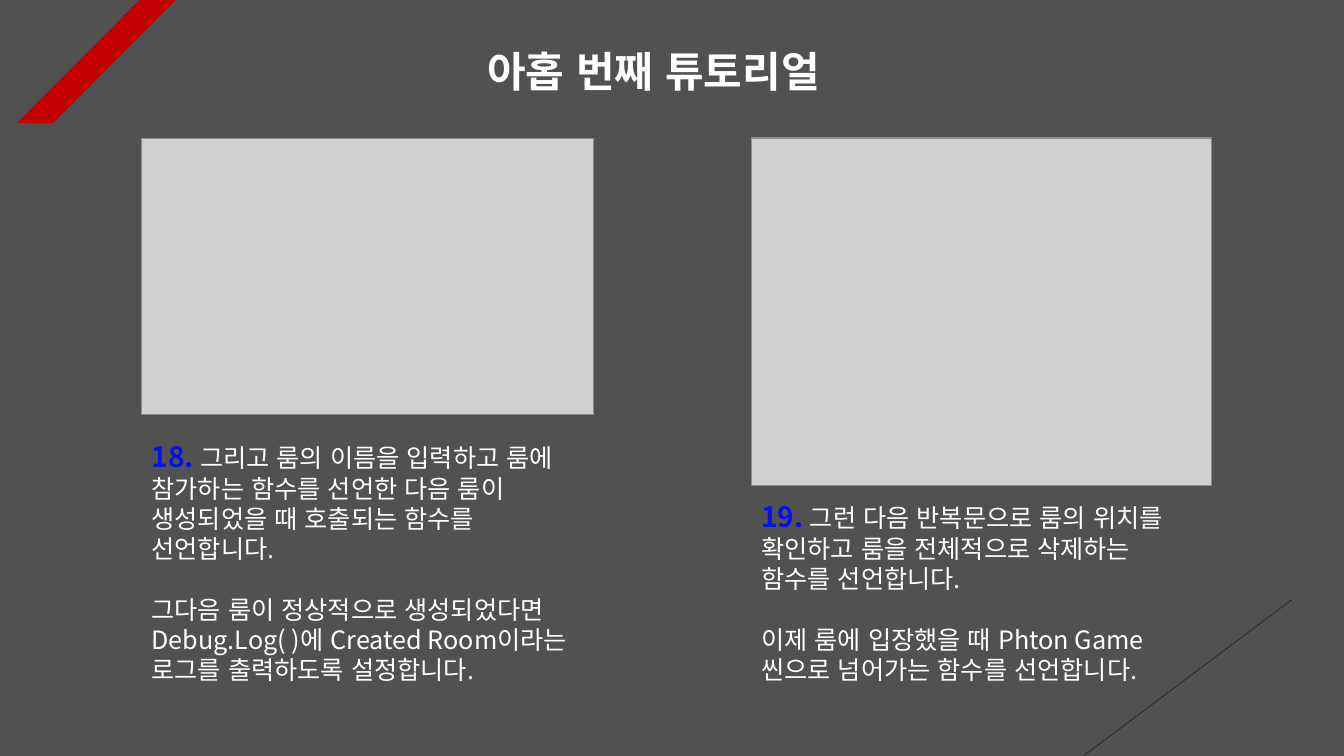
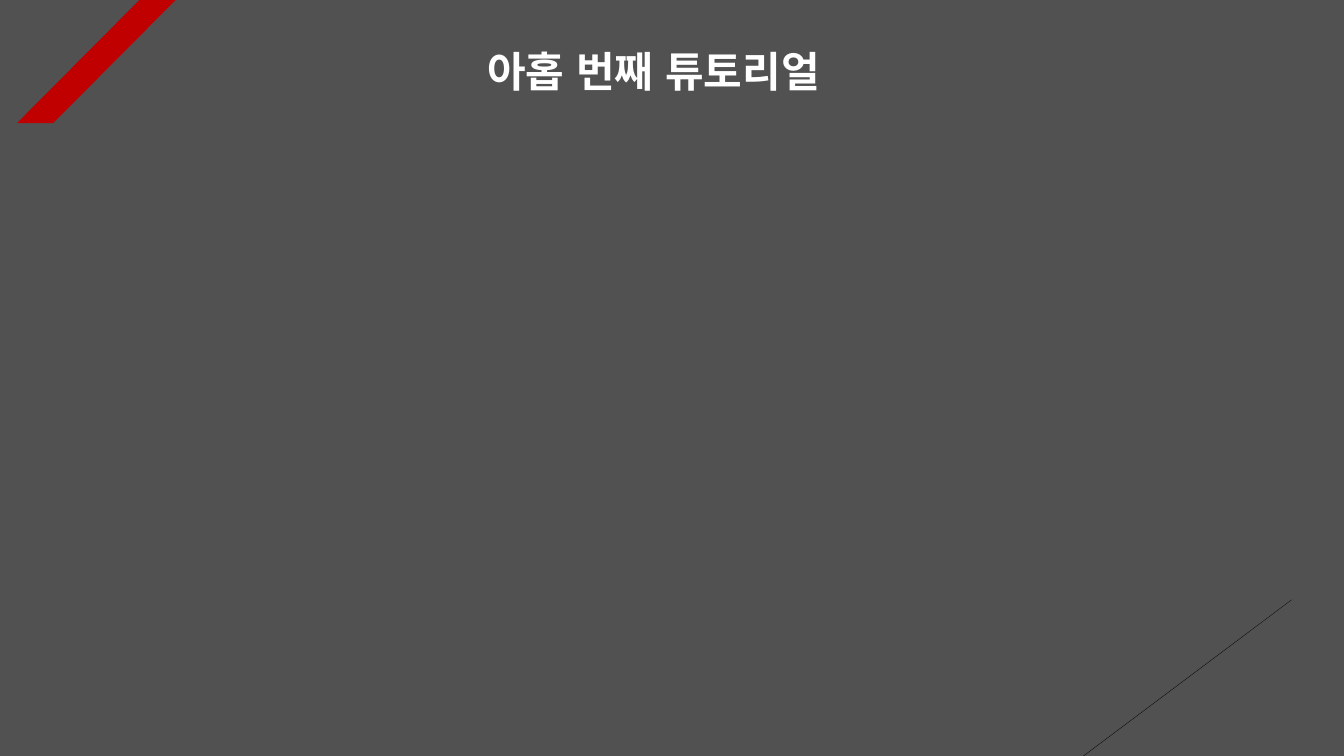
Before and after one commit to Unity2033/3D-UnityEngine, a slide deck: slide 9 of Assets/Class/Photon Server/PPT Data/Photon Room.pptx. Drawn at 1344x756 pixels with LibreOffice and Linux fonts; fonts in the diff are those of the drawing; grey boxes stand for pictures. Boxes give left, top, right and bottom in pixels: in the first picture for what was removed or moved away, otherwise in the second. Text is boxed around its words. In the diff, an @@ line names an element or a change of style, - is before the commit and + after.

```diff
--- a/Assets/Class/Photon Server/PPT Data/Photon Room.pptx
+++ b/Assets/Class/Photon Server/PPT Data/Photon Room.pptx
@@ picture removed at box(142, 138, 594, 414) @@
@@ picture removed at box(751, 138, 1211, 486) @@
@@ text removed at box(152, 446, 567, 681) @@
-18. 그리고 룸의 이름을 입력하고 룸에 참가하는 함수를 선언한 다음 룸이 생성되었을 때 호출되는 함수를 선언합니다.
-그다음 룸이 정상적으로 생성되었다면 Debug.Log( )에 Created Room이라는 로그를 출력하도록 설정합니다.
@@ text removed at box(761, 506, 1163, 681) @@
-19. 그런 다음 반복문으로 룸의 위치를 확인하고 룸을 전체적으로 삭제하는 함수를 선언합니다.
-이제 룸에 입장했을 때 Phton Game 씬으로 넘어가는 함수를 선언합니다.
```
Also in this commit, not shown: 8 other slides changed, 39 other files.
